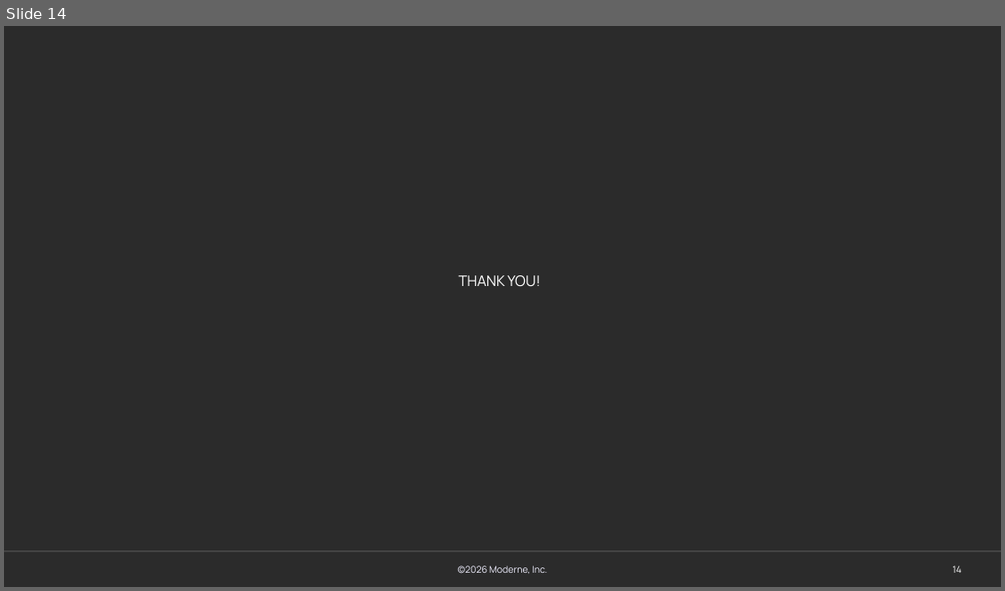
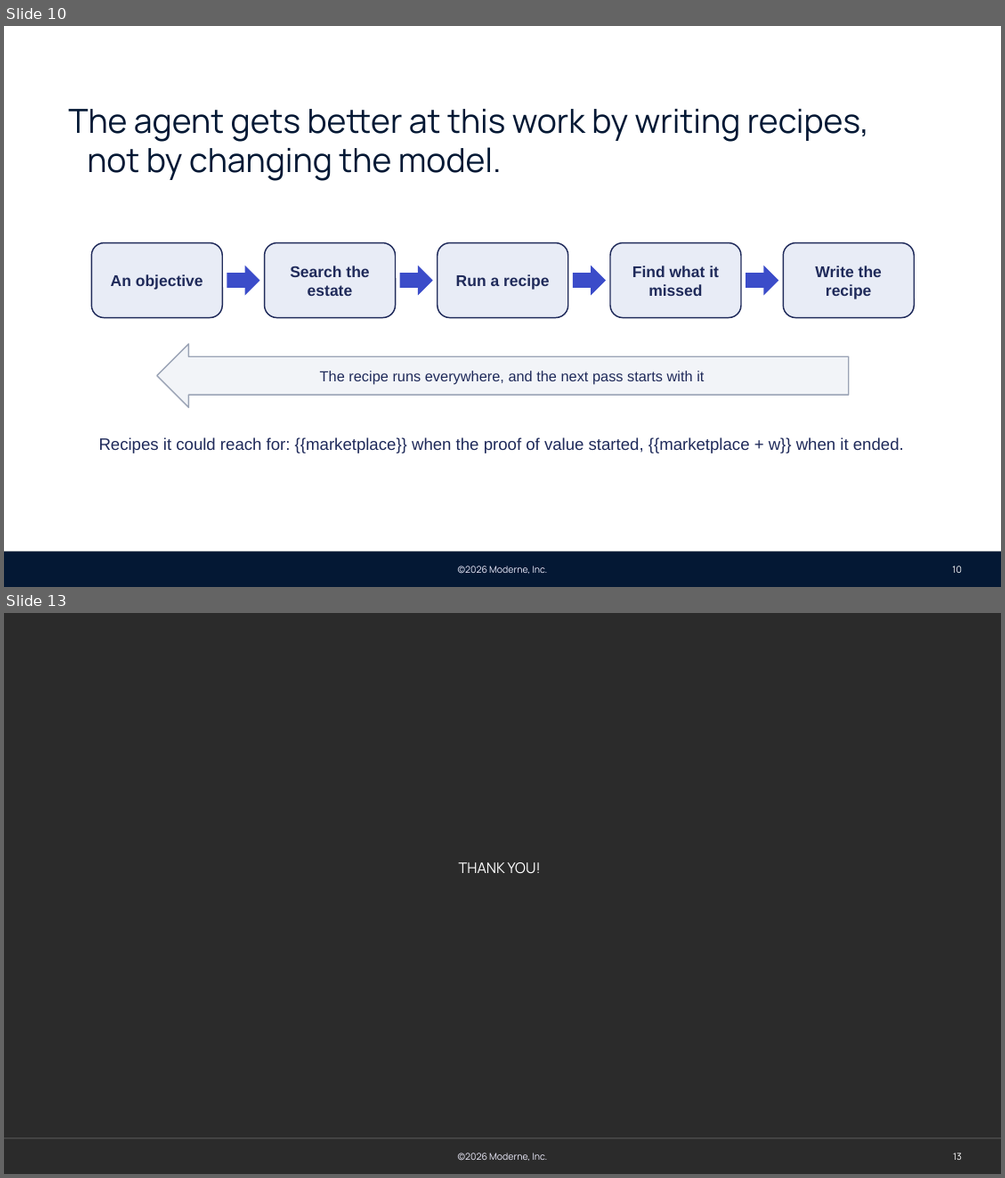
Before and after one commit to moderneinc/moderne-docs, a slide deck: static/decks/moderne-pov.pptx. Shown one above the other, each under a label of ours: slide 14 before the commit, slides 10 and 13 after it; the slides between them are not shown. The pictures are 1005x591 and 1005x1178 pixels, drawn with LibreOffice and Linux fonts; fonts in the diff are those of the drawing; background and template pictures are left out; a plain dark background stands for a picture behind light text. Boxes give left, top, right and bottom in pixels: in the first picture for what was removed or moved away, otherwise in the second. Text is boxed around its words. In the diff, an @@ line names an element or a change of style, - is before the commit and + after.

Commit message:
Tell the proof of value as a story of prompts, in windows you can watch, with or without a tenant
The deck is now the script: each slide's command is a step the session runs as a session of its own in a terminal window, from an ordinary fix-code-quality prompt to the same prompt as a standing factory, a migration, a vulnerability watch and a data-flow question, closing on the recipes the agent wrote. A step ends by writing board/<step>.md, which the outer session waits for, so no step needs --unattended. The page and the picker also cover a CLI with no tenant, where the repositories are synced to the machine and --org is left off.

```diff
--- a/static/decks/moderne-pov.pptx
+++ b/static/decks/moderne-pov.pptx
@@ slide 10 added at [4,26,1001,587], background #FFFFFF; not listed: 2 template elements that a slide beside it also shows @@
@@ text added at [68,109,869,181], 32 pt, text #041834 @@
+The agent gets better at this work by writing recipes, not by changing the model.
@@ rounded rectangle added at [91,243,222,318], fill #E8ECF6, outline #1F2A5A 1.25 pt, 15 pt, text #1F2A5A, bold @@
+An objective
@@ right arrow added at [226,265,259,295], fill #3B4CC9 @@
@@ rounded rectangle added at [264,243,395,318], fill #E8ECF6, outline #1F2A5A 1.25 pt, 15 pt, text #1F2A5A, bold @@
+Search the estate
@@ right arrow added at [399,265,432,295], fill #3B4CC9 @@
@@ rounded rectangle added at [437,243,568,318], fill #E8ECF6, outline #1F2A5A 1.25 pt, 15 pt, text #1F2A5A, bold @@
+Run a recipe
@@ right arrow added at [573,265,606,295], fill #3B4CC9 @@
@@ rounded rectangle added at [610,243,741,318], fill #E8ECF6, outline #1F2A5A 1.25 pt, 15 pt, text #1F2A5A, bold @@
+Find what it missed
@@ right arrow added at [745,265,778,295], fill #3B4CC9 @@
@@ rounded rectangle added at [783,243,914,318], fill #E8ECF6, outline #1F2A5A 1.25 pt, 15 pt, text #1F2A5A, bold @@
+Write the recipe
@@ left arrow added at [156,344,849,408], fill #F2F4F8, outline #9AA3B5 1.25 pt, 14 pt, text #1F2A5A @@
+The recipe runs everywhere, and the next pass starts with it
@@ text added at [99,437,904,453], 16 pt, text #1F2A5A @@
+Recipes it could reach for: {{marketplace}} when the proof of value started, {{marketplace + w}} when it ended.
@@ rectangle added at [4,551,1001,587], fill #041834 @@
@@ page number added at [952,565,961,572], 9 pt, text #FFFFFF @@
+10
@@ what was slide 14 is now slide 13 @@
@@ page number at [953,1152,962,1159]: text changed @@
-14
+13
```
Also in this commit, not shown: 6 slides changed, 5 other slides added, 7 slides removed, 3 other files.
